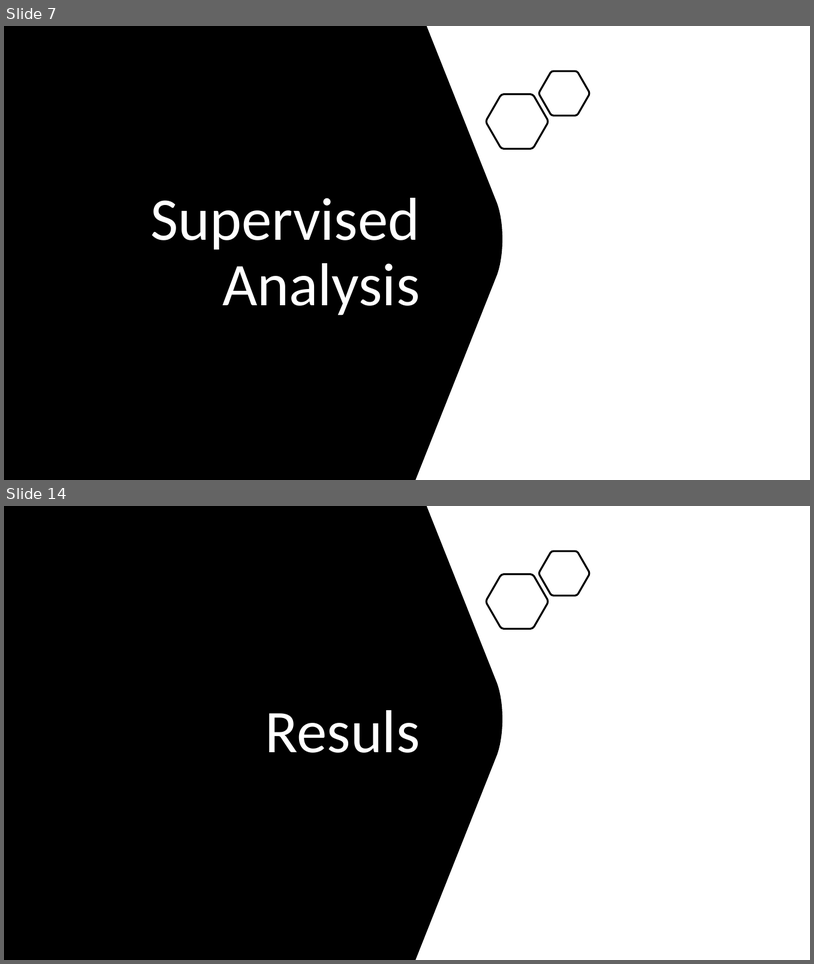
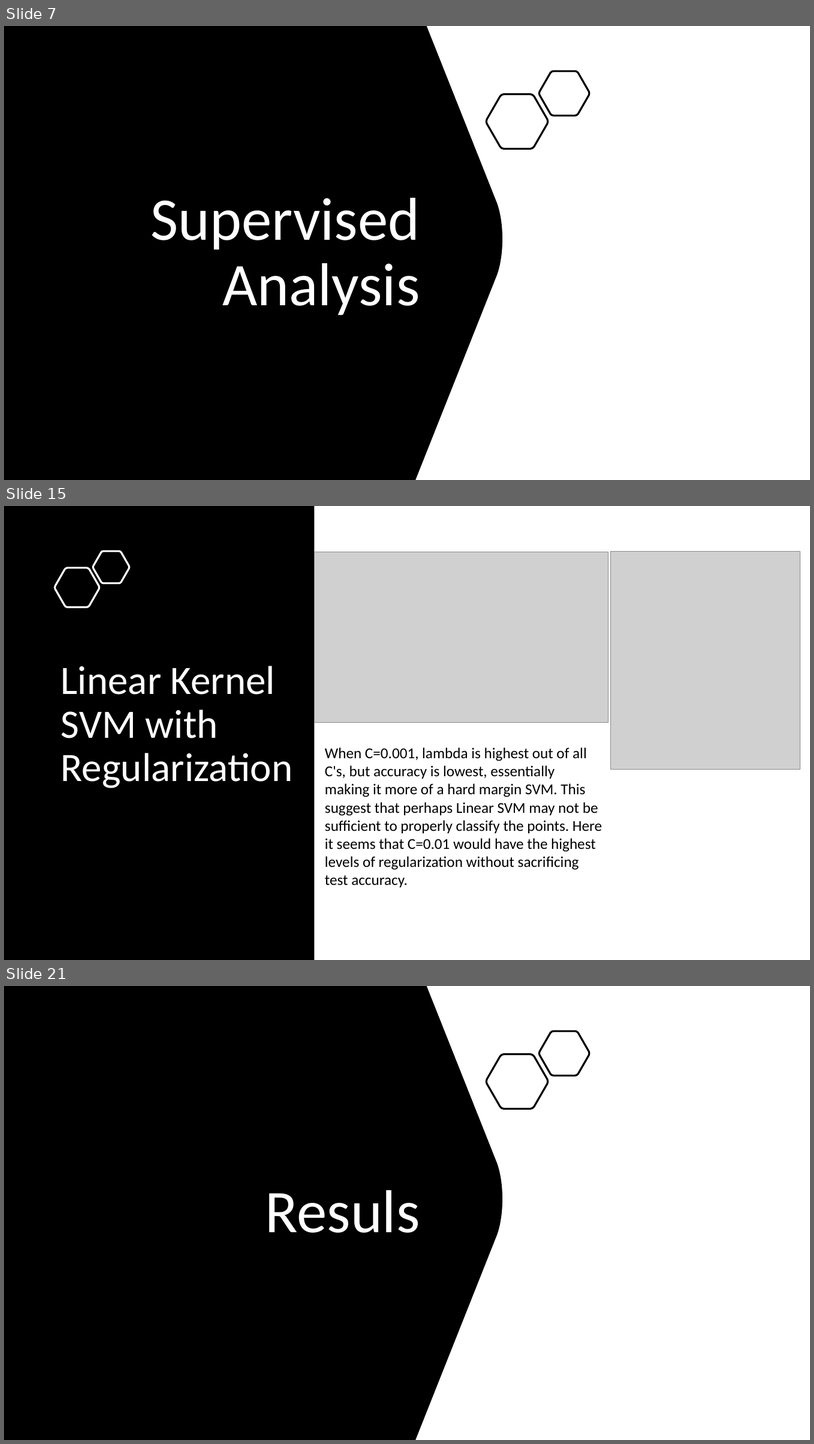
Before and after one commit to yl5741/ML-Proj, a slide deck: Heart Attack Analysis.pptx. Shown one above the other, each under a label of ours: slides 7 and 14 before the commit, slides 7, 15 and 21 after it; the slides between them are not shown. The pictures are 814x964 and 814x1444 pixels, drawn with LibreOffice and Linux fonts; fonts in the diff are those of the drawing; grey boxes stand for pictures. Boxes give left, top, right and bottom in pixels: in the first picture for what was removed or moved away, otherwise in the second. Text is boxed around its words. In the diff, an @@ line names an element or a change of style, - is before the commit and + after.

Commit message:
PowerPoint

```diff
--- a/Heart Attack Analysis.pptx
+++ b/Heart Attack Analysis.pptx
@@ slide 15 added at box(4, 506, 810, 960), background #FFFFFF @@
@@ rectangle added at box(4, 506, 314, 960), fill #000000 @@
@@ freeform shape added at box(93, 552, 129, 583), outline #FFFFFF 2.25 pt @@
@@ picture added at box(314, 552, 609, 722) @@
@@ picture added at box(611, 552, 801, 769) @@
@@ freeform shape added at box(55, 568, 99, 607), outline #FFFFFF 2.25 pt @@
@@ title added at box(61, 666, 293, 788), 48 pt, text #FFFFFF @@
+Linear Kernel SVM with Regularization
@@ text added at box(325, 747, 602, 887), 18 pt, text #000000 @@
+When C=0.001, lambda is highest out of all C's, but accuracy is lowest, essentially making it more of a hard margin SVM. This suggest that perhaps Linear SVM may not be sufficient to properly classify the points. Here it seems that C=0.01 would have the highest levels of regularization without sacrificing test accuracy.
@@ what was slide 14 is now slide 21 @@
```
Also in this commit, not shown: 5 slides changed, 9 other slides added, 3 slides removed.
